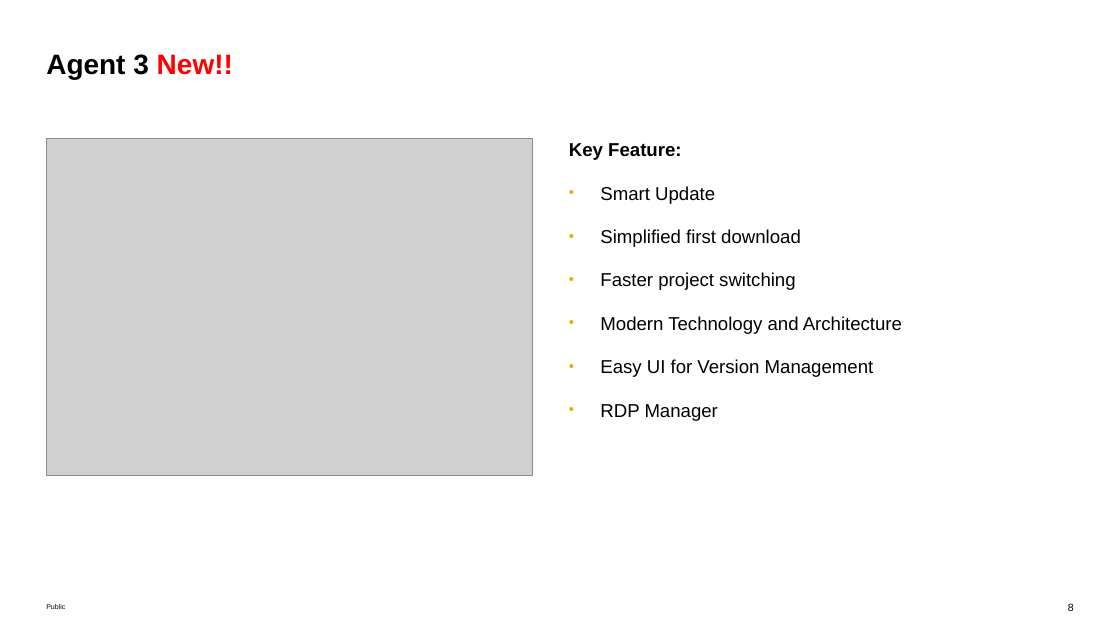
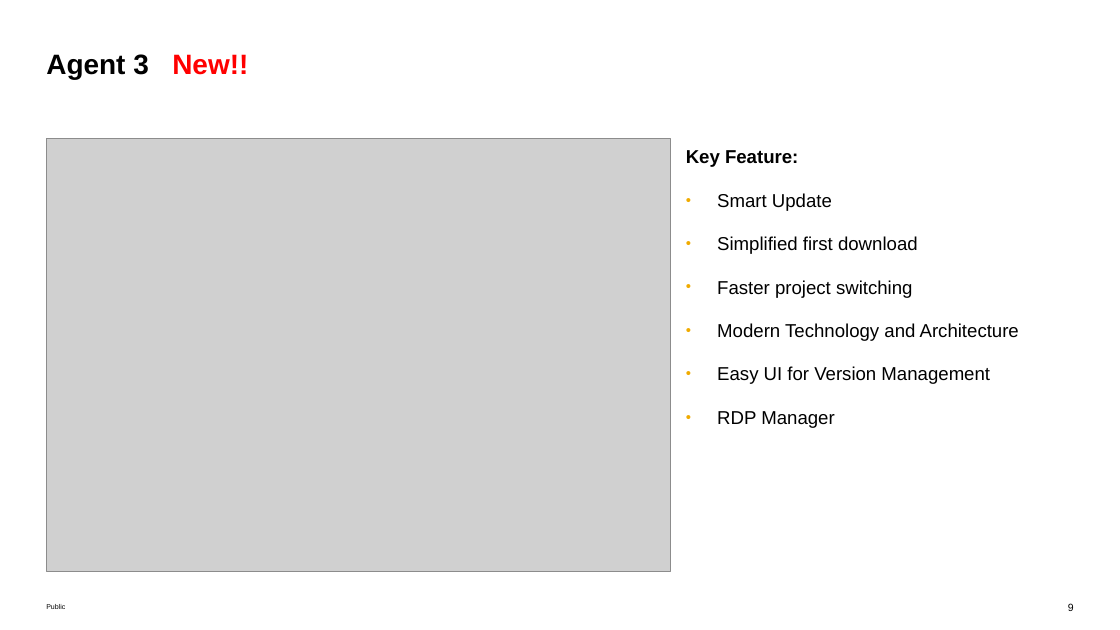
Before and after one commit to SAP-samples/teched2022-DT262, a slide deck: slide 9 of exercises/DT262-Execute Bots Rapidly in SAP S4HANA Cloud with SAP Build Process Automation.pptx (slide 8 before the commit). Drawn at 1120x630 pixels with LibreOffice and Linux fonts; fonts in the diff are those of the drawing; grey boxes stand for pictures. Boxes give left, top, right and bottom in pixels: in the first picture for what was removed or moved away, otherwise in the second. Text is boxed around its words. In the diff, an @@ line names an element or a change of style, - is before the commit and + after.

```diff
--- a/exercises/DT262-Execute Bots Rapidly in SAP S4HANA Cloud with SAP Build Process Automation.pptx
+++ b/exercises/DT262-Execute Bots Rapidly in SAP S4HANA Cloud with SAP Build Process Automation.pptx
@@ title "Agent 3 New!!" rewrapped from (46, 54, 233, 79) to (46, 54, 248, 79) @@
@@ picture: place and size @@
-picture at (46, 138, 532, 475)
+picture at (46, 138, 670, 571)
@@ text "Key Feature:": place and size @@
-text "Key Feature:" at (569, 143, 902, 421)
+text "Key Feature:" at (686, 150, 1019, 428)
```
Also in this commit, not shown: 3 other slides changed, 3 slides added, 2 slides removed.
